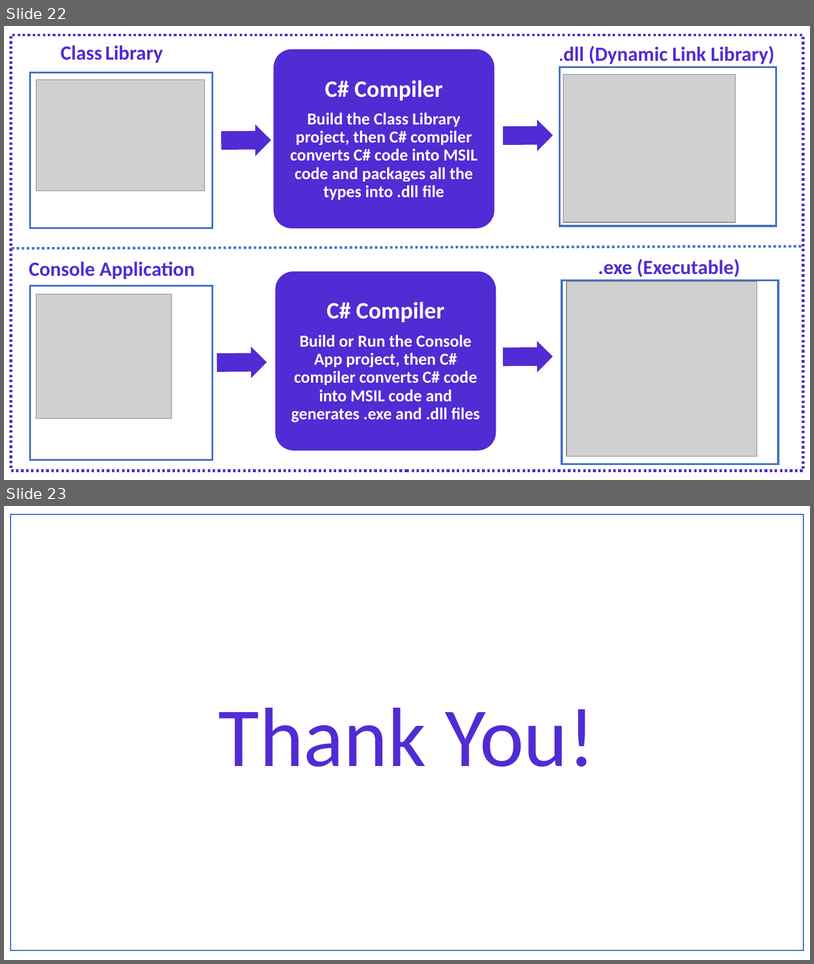
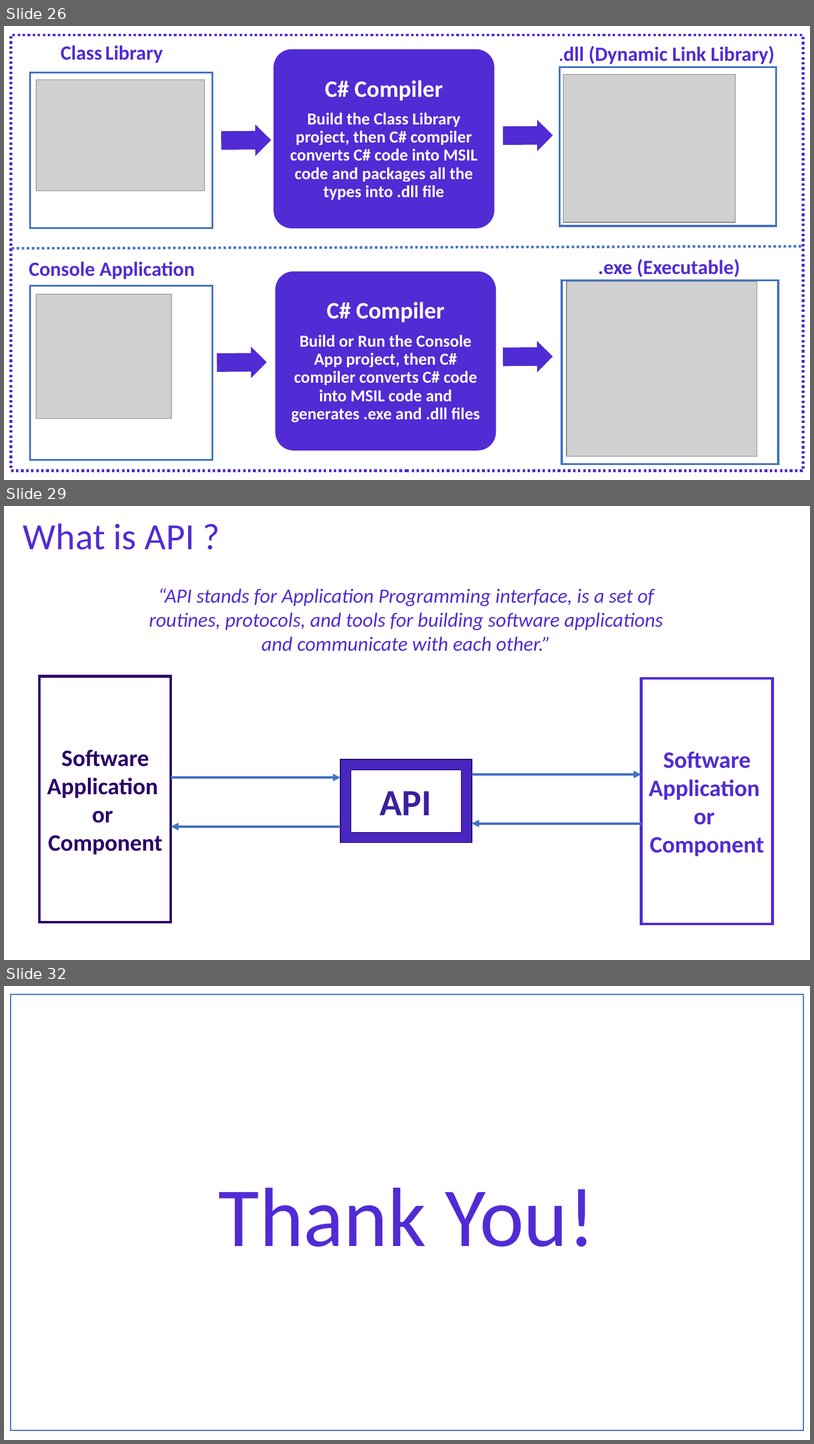
Before and after one commit to NaveenChittimalla/C-Sharp-Fundamentals, a slide deck: docs/C Sharp Programming Language - Fundaments.pptx. Shown one above the other, each under a label of ours: slides 22 and 23 before the commit, slides 26, 29 and 32 after it; the slides between them are not shown. The pictures are 814x964 and 814x1444 pixels, drawn with LibreOffice and Linux fonts; fonts in the diff are those of the drawing; grey boxes stand for pictures. Boxes give left, top, right and bottom in pixels: in the first picture for what was removed or moved away, otherwise in the second. Text is boxed around its words. In the diff, an @@ line names an element or a change of style, - is before the commit and + after.

```diff
--- a/docs/C Sharp Programming Language - Fundaments.pptx
+++ b/docs/C Sharp Programming Language - Fundaments.pptx
@@ slide 29 added at bbox=[4, 506, 810, 960], background #FFFFFF @@
@@ text added at bbox=[23, 523, 195, 550], 44 pt, text #512BD4 @@
+What is API ?
@@ text added at bbox=[149, 588, 663, 651], 24 pt, text #512BD4, italic @@
+“API stands for Application Programming interface, is a set of routines, protocols, and tools for building software applications and communicate with each other.”
@@ rectangle added at bbox=[39, 676, 171, 922], fill #FFFFFF, outline #2B0069 3 pt, 28 pt, text #2B0069, bold @@
+Software Application
+or
+Component
@@ rectangle added at bbox=[642, 678, 773, 924], fill #FFFFFF, outline #512BD4 3 pt, 28 pt, text #512BD4, bold @@
+Software Application
+or
+Component
@@ frame added at bbox=[341, 759, 472, 843], fill #4826C0, outline #2A0066 1 pt @@
@@ arrow added from (472, 774) to (642, 774), #4472C4 3 pt @@
@@ arrow added from (171, 778) to (341, 778), #4472C4 3 pt @@
@@ text added at bbox=[380, 791, 432, 815], 44 pt, text #3A20A0, bold @@
+API
@@ arrow added from (341, 826) to (171, 826), #4472C4 3 pt @@
@@ arrow added from (642, 823) to (472, 823), #4472C4 3 pt @@
@@ what was slide 22 is now slide 26 @@
@@ what was slide 23 is now slide 32 @@
```
Also in this commit, not shown: 2 slides changed, 8 other slides added, 1 other file.
